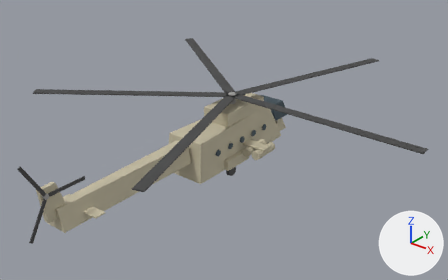
Before and after pictures for a commit that changed the glTF model assets/models/rus_heli_mi8amtsh.glb.
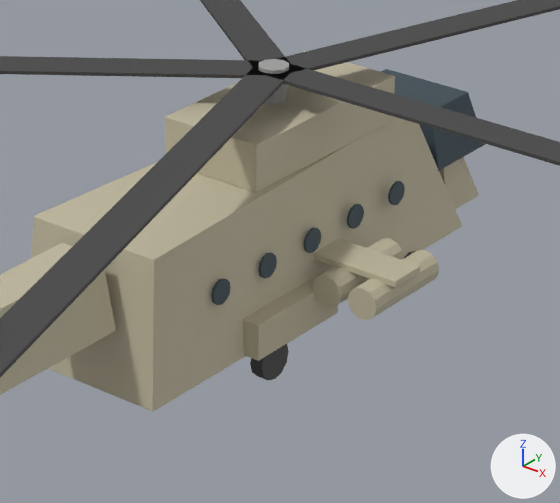
The first picture shows the older version from a 50 mm lens placed at (18.9, -23.5, 16.0), pointed at (0.9, -1.0, 2.1). The close-ups show the older and then the newer version on the part from 36% to 69% of the width and 27% to 74% of the height of that picture. Only the edits that show in the close-ups are written down. Every picture has the same lights, and +X, +Y and +Z are marked at lower right. Vertices at exactly the same position are counted once.

Objects in the first close-up: 'body', 'rotor'.
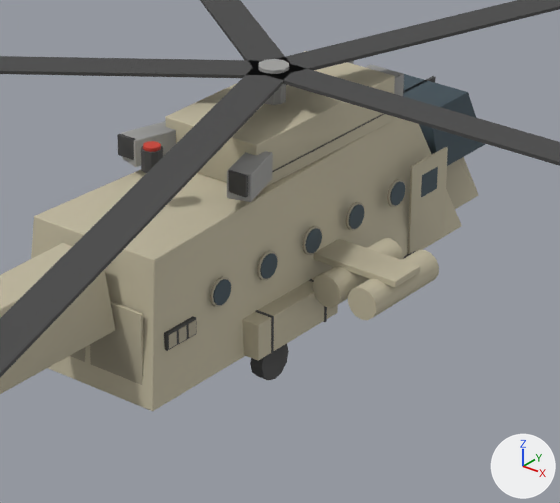
Where the change shows, as pixel boxes [x1, y1, x2, y2] in the close-ups (560 x 503 px):
part 1 of me_body, added: after [408, 147, 448, 254]
part 2 of me_body, added (mostly hidden): after [70, 347, 86, 362]
part 3 of me_body, added: after [90, 301, 144, 385]
part 4 of me_body, added: after [421, 167, 438, 197]
part 5 of me_body, added (mostly hidden): after [403, 76, 436, 93]
part 6 of me_body, added (mostly hidden): after [272, 114, 384, 172]
part 7 of me_body, added: after [255, 310, 274, 354]
part 8 of me_body, added (mostly hidden): after [309, 279, 327, 322]
part 9 of me_body, added: after [117, 134, 135, 160]
part 10 of me_body, added: after [228, 170, 248, 198]
part 11 of me_body, added: after [164, 316, 197, 351]
part 12 of me_body, added: after [141, 146, 163, 173]
part 13 of me_body, built on (mostly hidden before): before [275, 85, 286, 105]; after [122, 61, 439, 349]
part 14 of me_body, edited (looks the same): [0, 93, 485, 394] in both

What changed in the scene script:
```text
Add mat_red:
    mat_red = bpy.data.materials.new('red')
    # nodes: BsdfPrincipled, Mix, OutputMaterial, VertexColor
    # colours: red #cb3f30, mixed with the vertex colours
Add mat_trim_rus:
    mat_trim_rus = bpy.data.materials.new('trim_rus')
    # nodes: BsdfPrincipled, Mix, OutputMaterial, VertexColor
    # colours: beige #ada690, mixed with the vertex colours
Change me_body:
    used by ob_body; location = (0.0, 0.0, 0.0)
    remove me_body.from_pydata(...)  # 716 vertices, 1312 faces; spans x -2.5..2.5, y -11.6..4.9, z 0.0..3.7
    add me_body.from_pydata(...)  # 1728 vertices, 3100 faces; spans x -2.5..2.5, y -11.6..6.1, z 0.0..3.8
    me_body part 1: a new loose piece, a box spanning x 1.155..1.185, y 2.55..3.45, z 0.6..2.0, in mat_paint_rus
    me_body part 2: a new loose piece, a box spanning x -0.95..-0.05, y -3.17..-3.13, z 0.55..1.85, in mat_paint_rus
    me_body part 3: a new loose piece, a box spanning x 0.05..0.95, y -3.17..-3.13, z 0.55..1.85, in mat_paint_rus
    me_body part 4: a new loose piece, a box spanning x 1.17..1.19, y 2.8..3.2, z 1.425..1.775, in mat_glass
    me_body part 5: a new loose piece, a box spanning x -0.025..0.025, y 3.8..4.8, z 1.6..2.4, in mat_dark
    me_body part 6: a new loose piece, a box spanning x 0.809..0.817, y -0.4..2.4, z 2.793..2.807, in mat_dark
    me_body part 7: a new loose piece, a box spanning x 0.99..1.41, y -1.02..-0.98, z 0.515..1.085, in mat_dark
    me_body part 8: a new loose piece, a box spanning x 0.99..1.41, y 0.18..0.22, z 0.515..1.085, in mat_dark
    me_body part 9: a new loose piece, a box spanning x -1.12..-0.82, y -1.225..-1.175, z 2.85..3.15, in mat_dark
    me_body part 10: a new loose piece, a box spanning x 0.82..1.12, y -1.225..-1.175, z 2.85..3.15, in mat_dark
    me_body part 11: the loose piece of 24 vertices spanning x 1.0..1.4, y -1.3..0.5, z 0.5..1.1 is copied, and the copy is scaled about its middle by (0.281, 0.329, 0.444), then moved by (-0.1, -2.2, 0.6), in mat_dark; it spans x 1.0..1.2, y -2.9..-2.3, z 1.3..1.5
    me_body part 12: a new loose piece, a 10-sided cylinder along z spanning x -0.14..0.14, y -1.95..-1.65, z 3.15..3.45, in mat_dark
    me_body part 13: 4 vertices removed from x -0.2..0.2, y 0.8, z 3.2..3.7; 580 vertices added at x -2.4..2.4, y -2.9..6.1, z 0.3..3.7
    me_body part 14: 492 kept faces spanning x -2.5..2.5, y -11.4..4.9, z 0.0..3.7 get new vertex colours; the middle colour goes from white #ffffff to white #f5f5f5
    other edits to the shape of me_body do not show in these pictures
    add me_body.materials.append(mat_dark)
    add me_body.materials.append(mat_trim_rus)
    add me_body.materials.append(mat_red)
```
